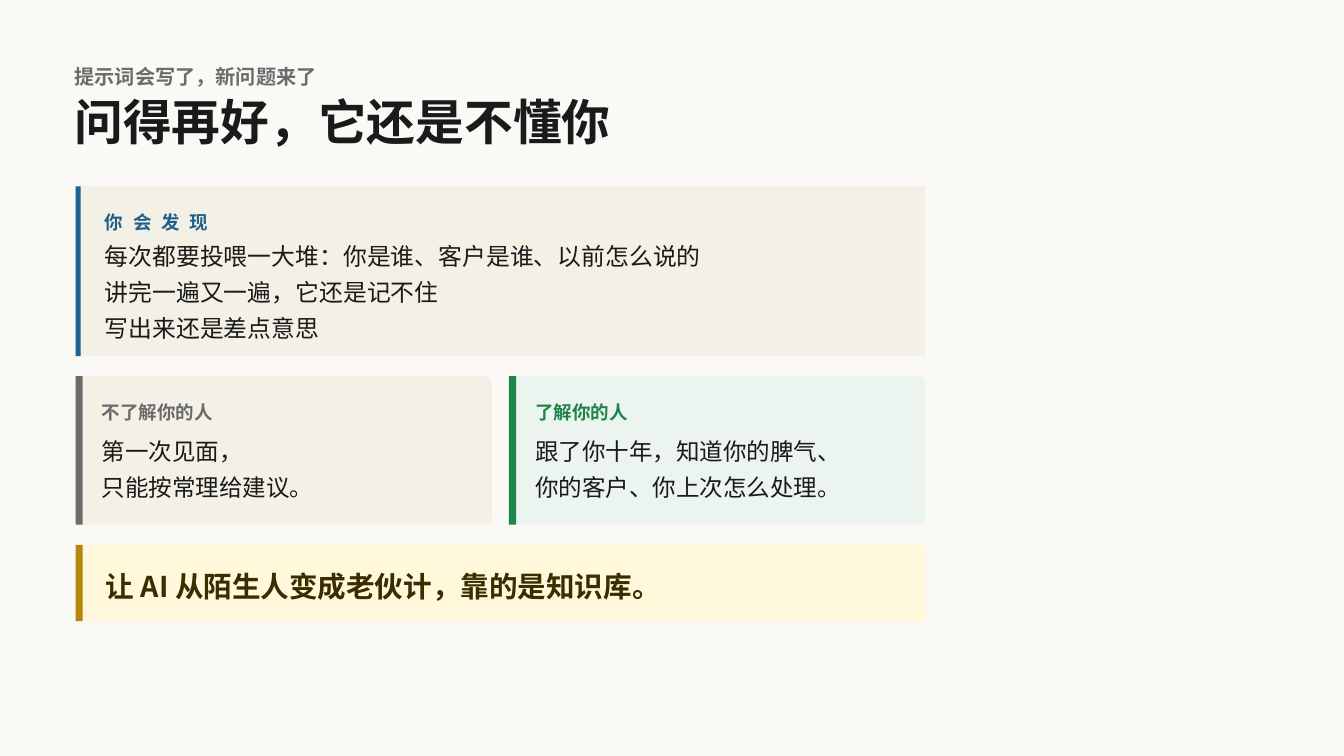
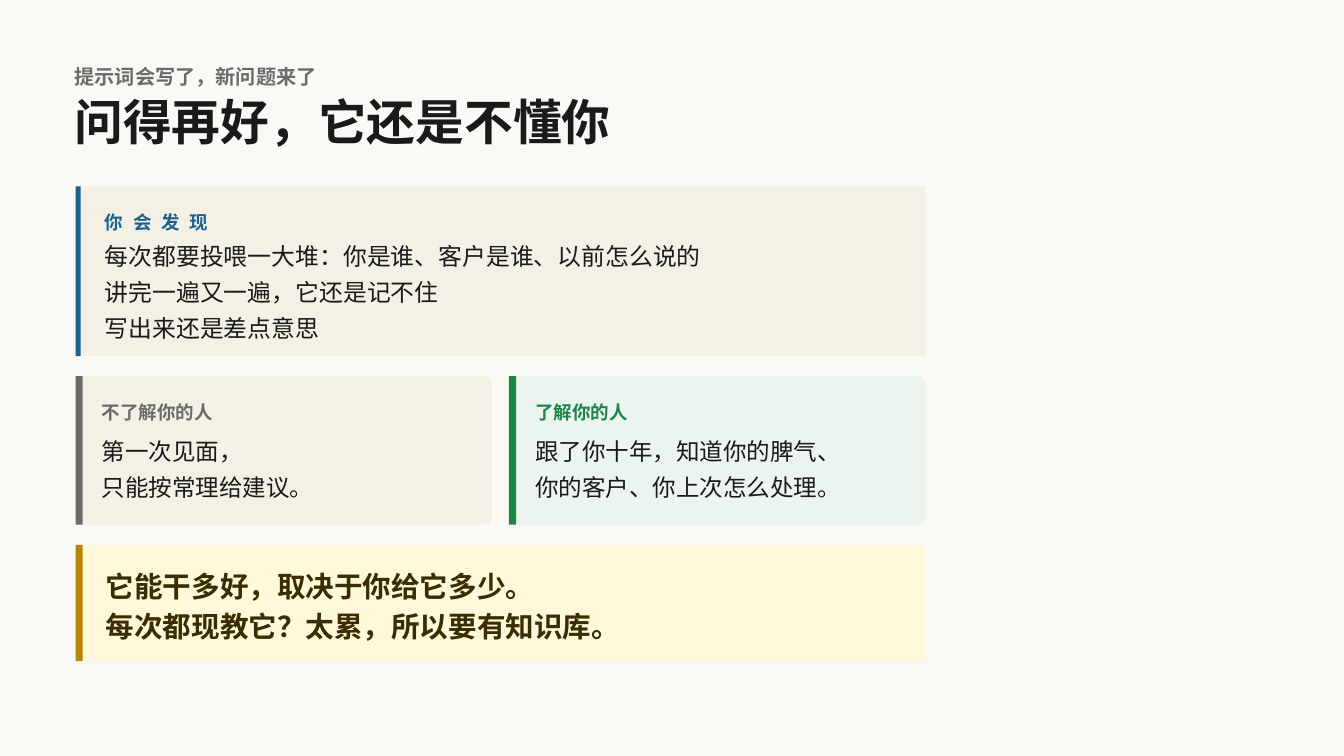
Before and after one commit to yayaaimengzhu-ops/plan, a slide deck: slide 16 of 11-04 先问对再让AI懂你-演示文稿·可编辑.pptx. Drawn at 1344x756 pixels with LibreOffice and Linux fonts; fonts in the diff are those of the drawing. Boxes give left, top, right and bottom in pixels: in the first picture for what was removed or moved away, otherwise in the second. Text is boxed around its words. In the diff, an @@ line names an element or a change of style, - is before the commit and + after.

```diff
--- a/11-04 先问对再让AI懂你-演示文稿·可编辑.pptx
+++ b/11-04 先问对再让AI懂你-演示文稿·可编辑.pptx
@@ rectangle: place and size @@
-rectangle at <box>76,545,926,622</box>
+rectangle at <box>76,545,926,661</box>
@@ rectangle: place and size @@
-rectangle at <box>76,545,83,622</box>
+rectangle at <box>76,545,83,661</box>
@@ text at <box>106,572,620,641</box>: text changed @@
-让 AI 从陌生人变成老伙计，靠的是知识库。
+它能干多好，取决于你给它多少。
+每次都现教它？太累，所以要有知识库。
```
Also in this commit, not shown: 1 other slide changed, 3 slides removed, 1 other file.
